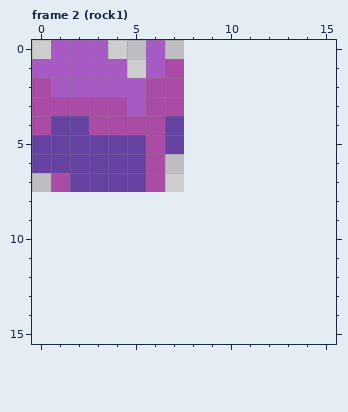
Two states of a pixel-art file, graphics/.aseprite/sprites/weakRocks.aseprite. Above, as it was before the edit.
8x8 pixels, 14 frames. Shown: frame 2 (rock1). The old version is drawn lined up with the new one, on the new canvas. The commit also changed other frames, which this record leaves out.
The result:
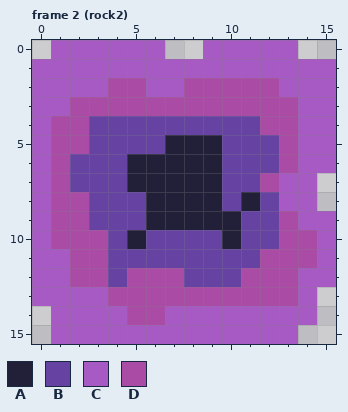
Palette (. is transparent): A #222039  B #6642a3  C #a75ac4  D #aa4ca6
Change:
{"change": "canvas 8x8 -> 16x16"}
{"where": "frame 2 (rock2)"}
{"frame":2,"y":0,"x":4,"old":"..","new":"CC"}
{"frame":2,"y":0,"x":9,"old":".....","new":"CCCCC"}
{"frame":2,"y":1,"x":5,"old":".","new":"C"}
{"frame":2,"y":1,"x":7,"old":"D........","new":"CCCCCCCCC"}
{"frame":2,"y":2,"x":0,"old":"D","new":"C"}
{"frame":2,"y":2,"x":4,"old":"CCDD........","new":"DDCCDDDDDCCC"}
{"frame":2,"y":3,"x":0,"old":"DD","new":"CC"}
{"frame":2,"y":3,"x":5,"old":"C","new":"D"}
{"frame":2,"y":3,"x":8,"old":"........","new":"DDDDDDCC"}
{"frame":2,"y":4,"x":0,"old":"DBBDDDD","new":"CDDBBBB"}
{"frame":2,"y":4,"x":8,"old":"........","new":"BBBBDDCC"}
{"frame":2,"y":5,"x":0,"old":"BBB","new":"CDD"}
{"frame":2,"y":5,"x":6,"old":"DB........","new":"BAAABBBDCC"}
{"frame":2,"y":6,"x":0,"old":"BB","new":"CD"}
{"frame":2,"y":6,"x":5,"old":"BD.........","new":"AAAAABBBDCC"}
{"frame":2,"y":7,"x":0,"old":".","new":"C"}
{"frame":2,"y":7,"x":5,"old":"BD........","new":"AAAAABBDCC"}
{"frame":2,"y":8,"x":0,"old":"...............","new":"CDDBBBAAAABABCC"}
{"frame":2,"y":9,"x":0,"old":"................","new":"CDDBBBAAAAABBDCC"}
{"frame":2,"y":10,"x":0,"old":"................","new":"CDDDBABBBBABBDDC"}
{"frame":2,"y":11,"x":0,"old":"................","new":"CCDDBBBBBBBBDDDC"}
{"frame":2,"y":12,"x":0,"old":"................","new":"CCDDBDDDBBBDDDCC"}
{"frame":2,"y":13,"x":0,"old":"...............","new":"CCCCDDDDDDDDDDC"}
{"frame":2,"y":14,"x":1,"old":"..............","new":"CCCCDDCCCCCCCC"}
{"frame":2,"y":15,"x":1,"old":".............","new":"CCCCCCCCCCCCC"}
{"label":"changed","picture_box":[32,40,336,344]}
